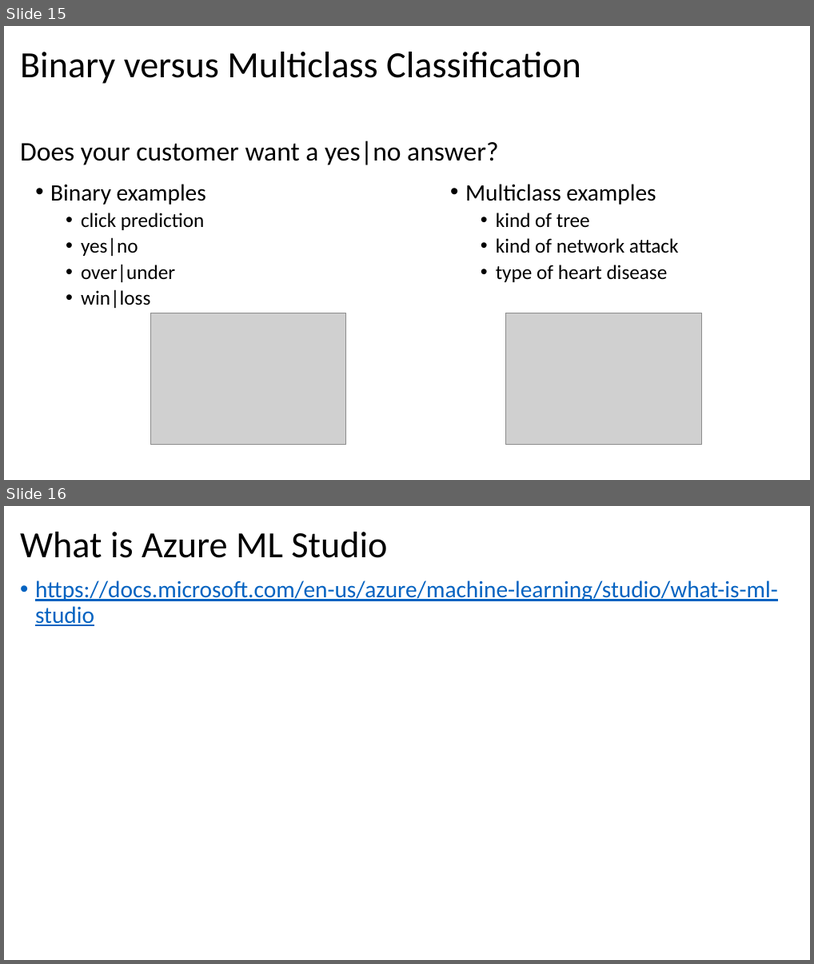
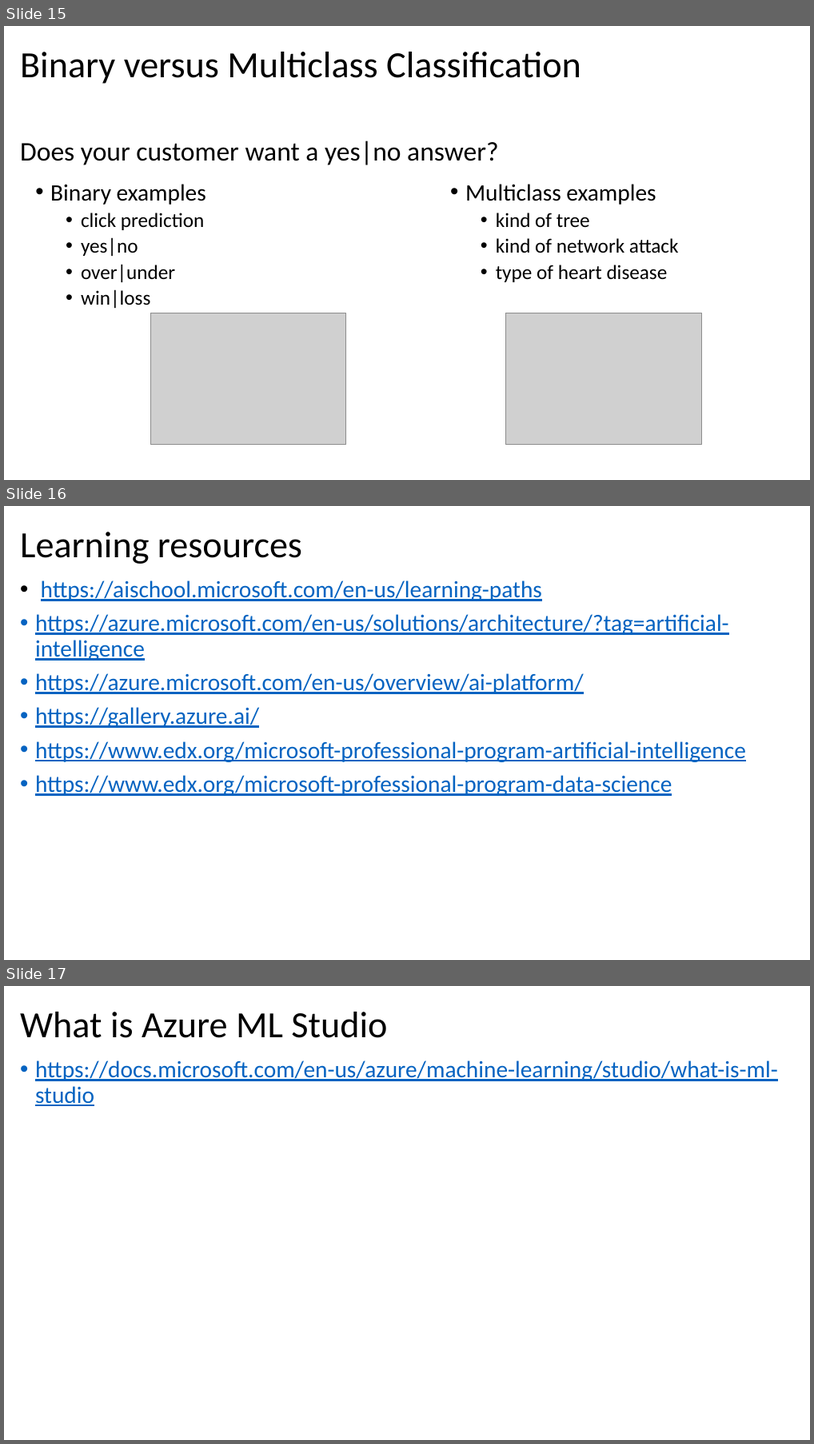
Before and after one commit to joyjeet/AzureMLHOL01, a slide deck: AzureMLStudioLab.pptx. Shown one above the other, each under a label of ours: slides 15 and 16 before the commit, slides 15, 16 and 17 after it. The pictures are 814x964 and 814x1444 pixels, drawn with LibreOffice and Linux fonts; fonts in the diff are those of the drawing; grey boxes stand for pictures. Boxes give left, top, right and bottom in pixels: in the first picture for what was removed or moved away, otherwise in the second. Text is boxed around its words. In the diff, an @@ line names an element or a change of style, - is before the commit and + after.

```diff
--- a/AzureMLStudioLab.pptx
+++ b/AzureMLStudioLab.pptx
@@ slide 16 added at box(4, 506, 810, 960), background #FFFFFF @@
@@ title added at box(20, 532, 302, 564), 44 pt, text #000000 @@
+Learning resources
@@ text added at box(35, 580, 746, 796), 28 pt, text #0563C1, underline @@
+• https://aischool.microsoft.com/en-us/learning-paths
+• https://azure.microsoft.com/en-us/solutions/architecture/?tag=artificial-intelligence
+• https://azure.microsoft.com/en-us/overview/ai-platform/
+• https://gallery.azure.ai/
+• https://www.edx.org/microsoft-professional-program-artificial-intelligence
+• https://www.edx.org/microsoft-professional-program-data-science
@@ what was slide 16 is now slide 17 @@
```
Also in this commit, not shown: 20 other files.
